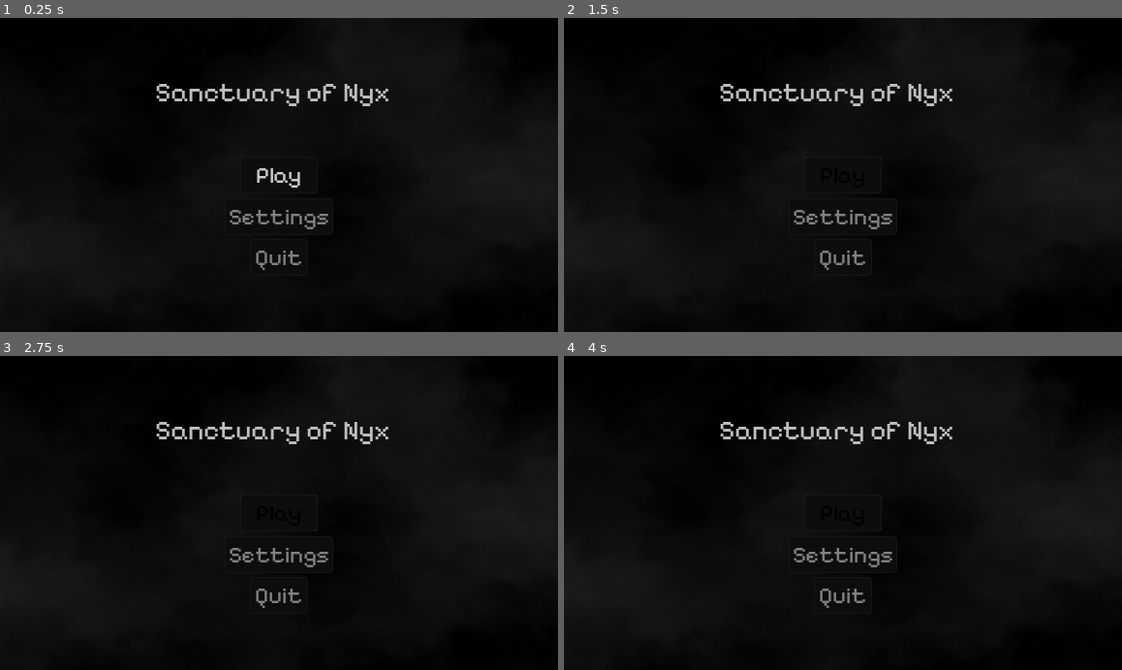
Above: before the commit, frames 1-4 (two rows, left to right).
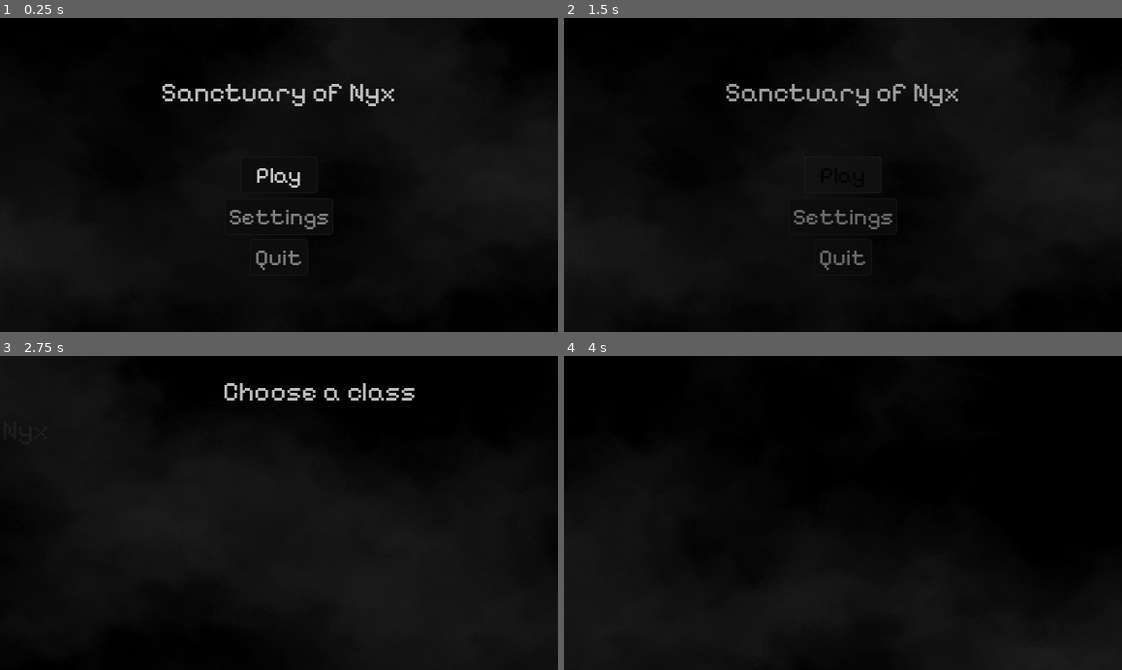
Above: after the commit, the same moments.

Repository: asztalosm/Sanctuary-of-Nyx
Game: Godot game, scene res://menu.tscn
The game is run twice, just before and just after one commit, with the same random seed, the same clock (stepped at 60 frames per second) and the same inputs.
Inputs (mouse positions are in pixels of both pictures, inside the frame that each line leads up to):
- Up to frame 1 (0.25 s): no input
- Up to frame 2 (1.5 s): click "Settings" at 0.5 s; click "Play" at 1.25 s
- Up to frame 3 (2.75 s): click "Play" at 2 s
- Up to frame 4 (4 s): click (843, 513) at 2.75 s, where only the run before the commit has a clickable "Play"

The runs differ from the first frame. In frame 1, 1.3% of the frame differs, in the area x 27-71%, y 20-29%; in frame 2, 1.4%; in frame 3, 2.2%; in frame 4, 3.0%, in the area x 27-100%, y 20-100%.

Commit message:
Added some menu animations, gonna work on class selection after i wake up, gn

Diff:
--- /dev/null
+++ b/classes.gd
@@ -0,0 +1,4 @@
+extends Control
+
+func _ready() -> void:
+	print("newClass")
--- /dev/null
+++ b/classes.tscn
@@ -0,0 +1,26 @@
+[gd_scene load_steps=4 format=3 uid="uid://bhxtxemb7cwih"]
+
+[ext_resource type="Shader" uid="uid://qqtrj4ugpi8b" path="res://shaders/menubg.tres" id="1_4dje8"]
+[ext_resource type="Script" uid="uid://b5a0mxqf3bgfy" path="res://classes.gd" id="1_evxi7"]
+
+[sub_resource type="ShaderMaterial" id="ShaderMaterial_evxi7"]
+shader = ExtResource("1_4dje8")
+
+[node name="Classes" type="Control"]
+layout_mode = 3
+anchors_preset = 15
+anchor_right = 1.0
+anchor_bottom = 1.0
+grow_horizontal = 2
+grow_vertical = 2
+script = ExtResource("1_evxi7")
+
+[node name="ColorRect" type="ColorRect" parent="."]
+material = SubResource("ShaderMaterial_evxi7")
+offset_left = -1348.0
+offset_top = -1058.0
+offset_right = 1406.0
+offset_bottom = 1007.0
+
+[node name="Camera2D" type="Camera2D" parent="."]
+position_smoothing_enabled = true
--- a/menu.gd
+++ b/menu.gd
@@ -1,4 +1,20 @@
 extends Control
 
 func _ready() -> void:
-	$Button.grab_focus()
+	$Control/Button.grab_focus()
+
+func showclasses():
+	print("should show classes")
+
+
+func _on_button_pressed() -> void:
+	#todo: make this be saved locally, idc that the browser probably won't hold the save
+	var buttontween = get_tree().create_tween()
+	buttontween.set_parallel(true)
+	buttontween.tween_property($Control, "modulate:a", 0, 1.0)
+	buttontween.tween_property($RichTextLabel, "modulate:a", 0, 1.0)
+	buttontween.play()
+	await get_tree().create_timer(1.0).timeout
+	$Camera2D.position.x += 400
+	await get_tree().create_timer(1.0).timeout
+	showclasses()
--- a/menu.tscn
+++ b/menu.tscn
@@ -25,41 +25,6 @@
 offset_right = 1406.0
 offset_bottom = 1007.0
 
-[node name="Button" type="Button" parent="."]
-layout_mode = 0
-offset_left = -40.0
-offset_top = -19.0
-offset_right = 40.0
-offset_bottom = 19.0
-theme = ExtResource("4_4hy44")
-theme_override_fonts/font = ExtResource("3_mae5d")
-theme_override_font_sizes/font_size = 24
-text = "Play"
-
-[node name="Button2" type="Button" parent="."]
-layout_mode = 0
-offset_left = -56.0
-offset_top = 24.0
-offset_right = 56.0
-offset_bottom = 62.0
-theme = ExtResource("4_4hy44")
-theme_override_fonts/font = ExtResource("3_mae5d")
-theme_override_font_sizes/font_size = 24
-text = "Settings"
-
-[node name="Button3" type="Button" parent="." node_paths=PackedStringArray("shortcut_context")]
-layout_mode = 0
-offset_left = -30.0
-offset_top = 66.0
-offset_right = 30.0
-offset_bottom = 104.0
-shortcut_context = NodePath("../Button")
-theme = ExtResource("4_4hy44")
-theme_override_fonts/font = ExtResource("3_mae5d")
-theme_override_font_sizes/font_size = 24
-text = "Quit
-"
-
 [node name="Camera2D" type="Camera2D" parent="."]
 position_smoothing_enabled = true
 
@@ -73,3 +38,64 @@
 theme_override_colors/default_color = Color(0.75, 0.75, 0.75, 1)
 text = "Sanctuary of Nyx"
 fit_content = true
+horizontal_alignment = 1
+
+[node name="Control" type="Control" parent="."]
+anchors_preset = 0
+offset_right = 40.0
+offset_bottom = 40.0
+
+[node name="Button" type="Button" parent="Control"]
+layout_mode = 0
+offset_left = -40.0
+offset_top = -19.0
+offset_right = 40.0
+offset_bottom = 19.0
+theme = ExtResource("4_4hy44")
+theme_override_fonts/font = ExtResource("3_mae5d")
+theme_override_font_sizes/font_size = 24
+text = "Play"
+
+[node name="Button2" type="Button" parent="Control"]
+layout_mode = 0
+offset_left = -56.0
+offset_top = 24.0
+offset_right = 56.0
+offset_bottom = 62.0
+theme = ExtResource("4_4hy44")
+theme_override_fonts/font = ExtResource("3_mae5d")
+theme_override_font_sizes/font_size = 24
+text = "Settings"
+
+[node name="Button3" type="Button" parent="Control" node_paths=PackedStringArray("shortcut_context")]
+layout_mode = 0
+offset_left = -30.0
+offset_top = 66.0
+offset_right = 30.0
+offset_bottom = 104.0
+shortcut_context = NodePath("../Button")
+theme = ExtResource("4_4hy44")
+theme_override_fonts/font = ExtResource("3_mae5d")
+theme_override_font_sizes/font_size = 24
+text = "Quit
+"
+
+[node name="Control2" type="Control" parent="."]
+anchors_preset = 0
+offset_left = 272.0
+offset_top = -102.0
+offset_right = 312.0
+offset_bottom = -62.0
+
+[node name="RichTextLabel2" type="RichTextLabel" parent="Control2"]
+layout_mode = 0
+offset_top = -40.0
+offset_right = 256.0
+offset_bottom = -4.0
+theme = ExtResource("4_4hy44")
+theme_override_colors/default_color = Color(0.75, 0.75, 0.75, 1)
+text = "Choose a class"
+fit_content = true
+horizontal_alignment = 1
+
+[connection signal="pressed" from="Control/Button" to="." method="_on_button_pressed"]
Not shown, added: classes.gd.uid
